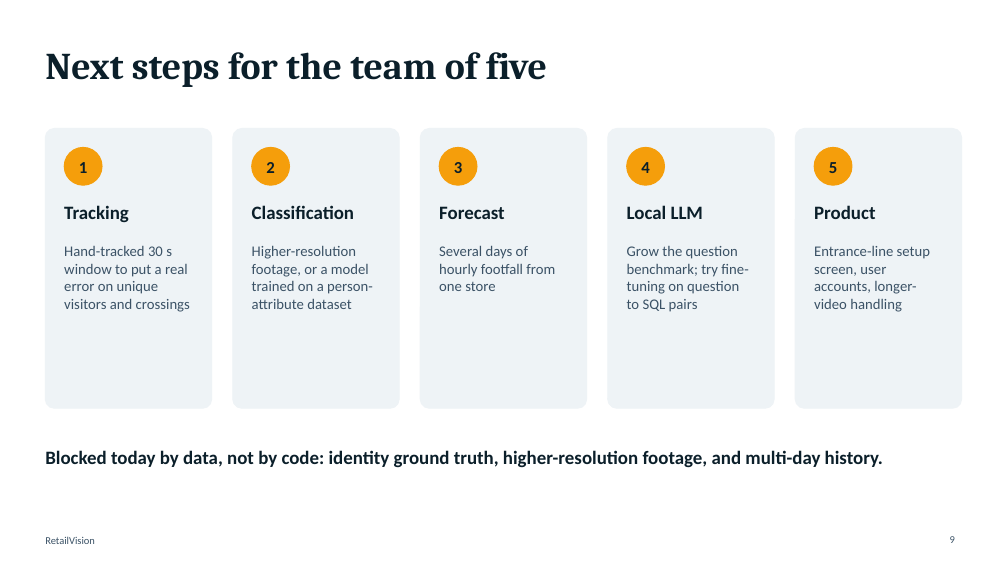
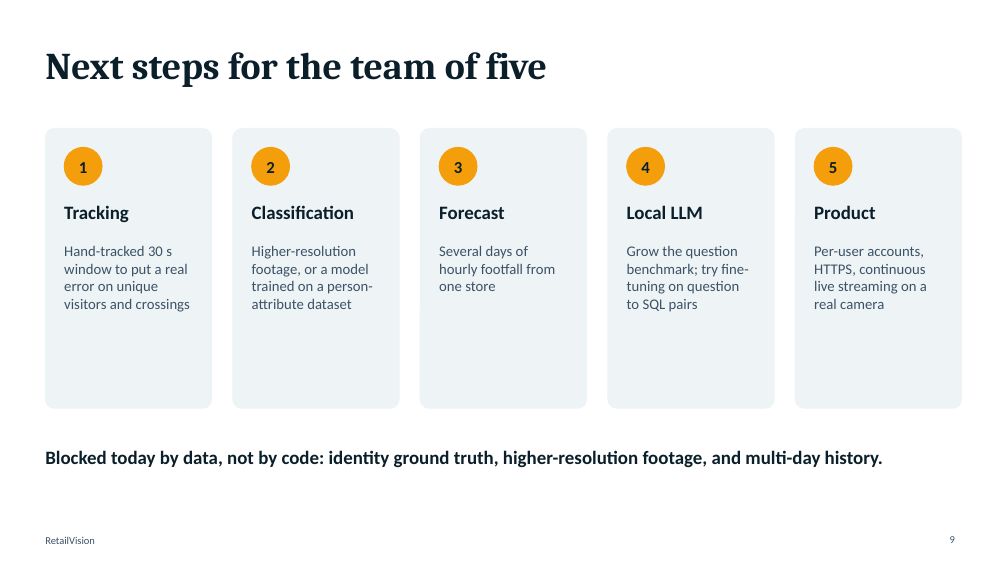
Before and after one commit to Vidushi1408/RetailVision, a slide deck: slide 9 of docs/RetailVision_presentation.pptx. Drawn at 1008x567 pixels with LibreOffice and Linux fonts; fonts in the diff are those of the drawing. Boxes give left, top, right and bottom in pixels: in the first picture for what was removed or moved away, otherwise in the second. Text is boxed around its words. In the diff, an @@ line names an element or a change of style, - is before the commit and + after.

```diff
--- a/docs/RetailVision_presentation.pptx
+++ b/docs/RetailVision_presentation.pptx
@@ text at (814, 246, 927, 309): text changed @@
-Entrance-line setup screen, user accounts, longer-video handling
+Per-user accounts, HTTPS, continuous live streaming on a real camera
```
Also in this commit, not shown: 2 other slides changed.
